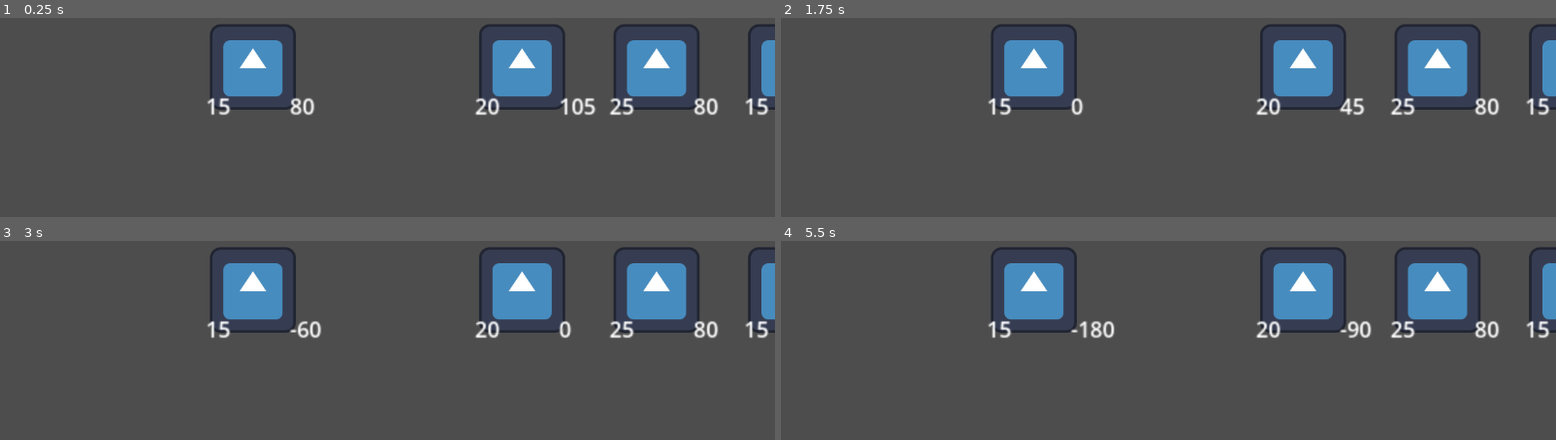
Above: before the commit, frames 1-4 (two rows, left to right).
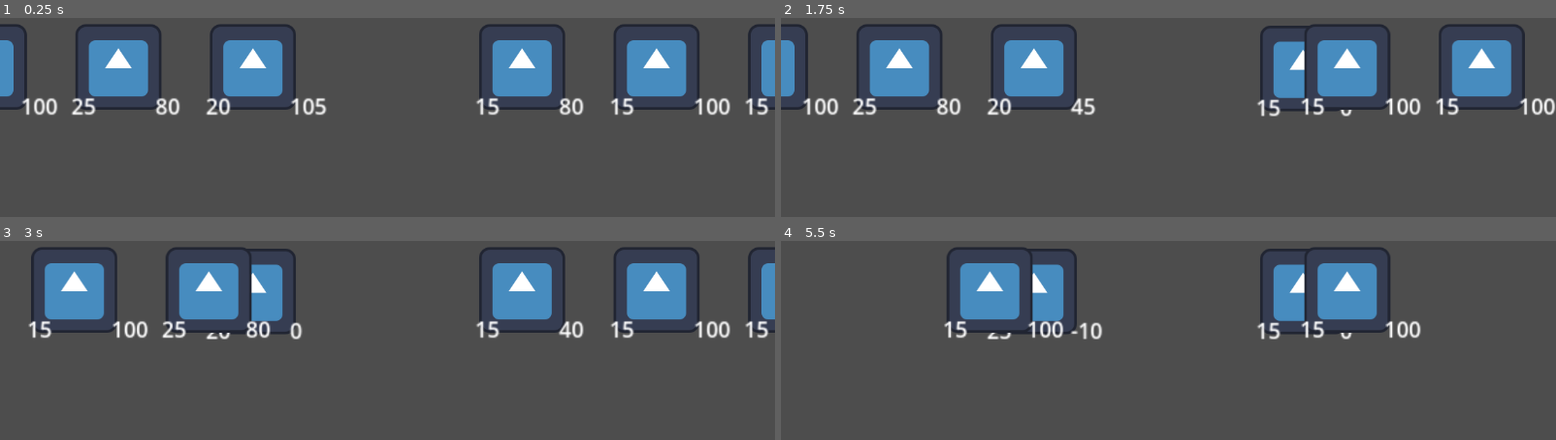
Above: after the commit, the same moments.

Repository: gknutson1/mass-effect-3
Game: Godot game, scene res://battle.tscn
Two runs of this game, one before a commit and one after it. Both use one fixed random seed, a clock stepped at 60 frames per second and the inputs below. The engine's default icon, where the game draws it, is replaced by a stand-in: a white triangle on a blue panel in a dark square.
Inputs:
- Up to frame 1 (0.25 s): no input
- Up to frame 2 (1.75 s): tap Enter at 1.25 s
- Up to frame 3 (3 s): no input
- Up to frame 4 (5.5 s): no input

The runs differ from the first frame. In frame 1, 5.0% of the frame differs, in the area x 0-95%, y 2-50%; in frame 2, 13%, in the area x 0-100%, y 2-50%; in frame 3, 7.3%; in frame 4, 11%.

Commit message:
Got some nice looking animations working

Diff:
--- a/BattleManager.gd
+++ b/BattleManager.gd
@@ -7,10 +7,14 @@
 # Check if the team can be "crunched"
 #
 
+enum end_state {NONE, T1WIN, T2WIN, DRAW}
+
 var team1 = []
 var team2 = []
 
 var character_asset = load("res://char.tscn")
+
+var move_orders = []
 
 func _ready():
 	# Create characters
@@ -19,6 +23,9 @@
 	team1.append(create_character("Archer1", Character.class_options.ARCHER, 100, 15, 5))
 
 	team2.append(create_character("Archer2", Character.class_options.ARCHER, 100, 15, 5))
+	team2.append(create_character("Archer3", Character.class_options.ARCHER, 100, 15, 5))
+	team2.append(create_character("Archer4", Character.class_options.ARCHER, 100, 15, 5))
+	team2.append(create_character("Archer5", Character.class_options.ARCHER, 100, 15, 5))
 
 	# Start battle
 	start_battle()
@@ -32,10 +39,10 @@
 func start_battle():
 	# Position characters on the battlefield
 	for i in range(team1.size()):
-		team1[i].position = Vector2((i + 1) * 200, 100)
+		team1[i].position = Vector2((i + 1) * -200, 100)
 
 	for i in range(team2.size()):
-		team2[i].position = Vector2((i + 1) * -200, 100)
+		team2[i].position = Vector2((i + 1) * 200, 100)
 
 	# Simulate rounds
 	while can_battle():
@@ -43,8 +50,20 @@
 		await get_tree().create_timer(0.4).timeout
 
 func can_battle() -> bool:
-	print("Can battle!")
+	var busy_characters = are_characters_busy()
 	return team1.size() > 0 && team2.size() > 0
+
+func are_characters_busy() -> bool:
+	for character in team1:
+		if character.busy:
+			return true
+
+	for character in team1:
+
+		if character.busy:
+			return true
+
+	return false
 
 func fight_round():
 	var attacker1 = team1[0] as Character
@@ -54,20 +73,57 @@
 	attacker1.health -= attacker2.attack
 	attacker2.health -= attacker1.attack
 
+	#NOTE: We will have to repeat. Character abilities may trigger character abilities. Can't loop once.
 	#for character in team1:
 		#character.execute_abilities(self)
 		#
 	#for character in team2:
 		#character.execute_abilities(self)
 
-	var kill1 = team1.filter(is_alive)
-	var kill2 = team2.filter(is_alive)
+	var kill1 = team1.filter(is_dead)
+	var kill2 = team2.filter(is_dead)
 
 	var kill = kill1 + kill2
 
+	for char in kill:
+		team1.erase(char)
+		team2.erase(char)
 
+	assign_move_orders()
+
+	var winner = declare_winner()
+
+	if winner == end_state.T1WIN:
+		print("Team 1 wins!")
+
+	if winner == end_state.T2WIN:
+		print("Team 2 wins!")
+
+	if winner == end_state.DRAW:
+		print("Draw!")
 
 	pass
 
-func is_alive(character: Character) -> bool:
-	return character.health > 0
+func is_dead(character: Character) -> bool:
+	return character.health <= 0
+
+func declare_winner() -> end_state:
+	if team1.size() == 0 and team2.size() == 0:
+		return end_state.DRAW
+
+	if team1.size() == 0:
+		return end_state.T2WIN
+
+	if team2.size() == 0:
+		return end_state.T1WIN
+
+	return end_state.NONE
+
+func assign_move_orders():
+	for i in range(team1.size()):
+		var character = team1[i] as Character
+		character.target_position = Vector2((i + 1) * -200, 100)
+
+	for i in range(team2.size()):
+		var character = team2[i] as Character
+		character.target_position = Vector2((i + 1) * 200, 100)
--- a/Character.gd
+++ b/Character.gd
@@ -1,4 +1,4 @@
-extends Node
+extends Node2D  # Assuming your character extends from Node2D for position manipulation
 
 class_name Character
 
@@ -9,6 +9,11 @@
 var attack: int
 var defense: int
 var char_class: class_options
+var target_position: Vector2
+var busy: bool = false
+var velocity: Vector2 = Vector2.ZERO  # Physics property
+var dead: bool = false  # State check if dead
+var gravity: float = 500.0  # Gravity strength
 
 @onready
 var health_label = get_node("HealthLabel")
@@ -28,13 +33,32 @@
 		health_label.text = str(health)
 		attack_label.text = str(attack)
 
-# Called when the node enters the scene tree for the first time.
 func _ready():
 	update_labels()
-	pass # Replace with function body.
 
-
-# Called every frame. 'delta' is the elapsed time since the previous frame.
 func _process(delta):
 	update_labels()
-	pass
+	if health <= 0:
+		dead = true
+	if not dead:
+		move_to_target(delta)
+		busy_check()
+	else:
+		handle_death_physics(delta)
+
+func move_to_target(delta):
+	self.position = lerp(self.position, target_position, 0.2)
+
+func busy_check():
+	busy = self.position != target_position or health <= 0
+
+func kill():
+	if not dead:
+		dead = true
+		velocity = Vector2(randf_range(-100, 100), randf_range(-300, -100))  # Random initial upward velocity
+
+func handle_death_physics(delta):
+	velocity.y += gravity * delta
+	position += velocity * delta
+	if position.y > get_viewport_rect().size.y + 100:  # Check if out of screen
+		queue_free()  # Remove the node from the scene
